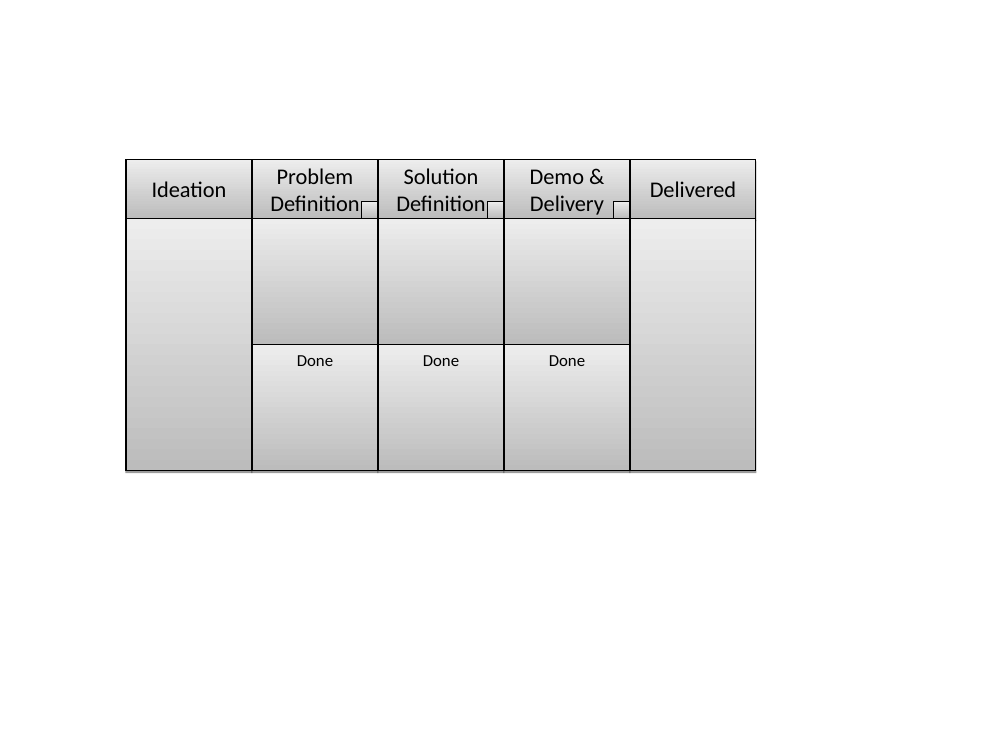
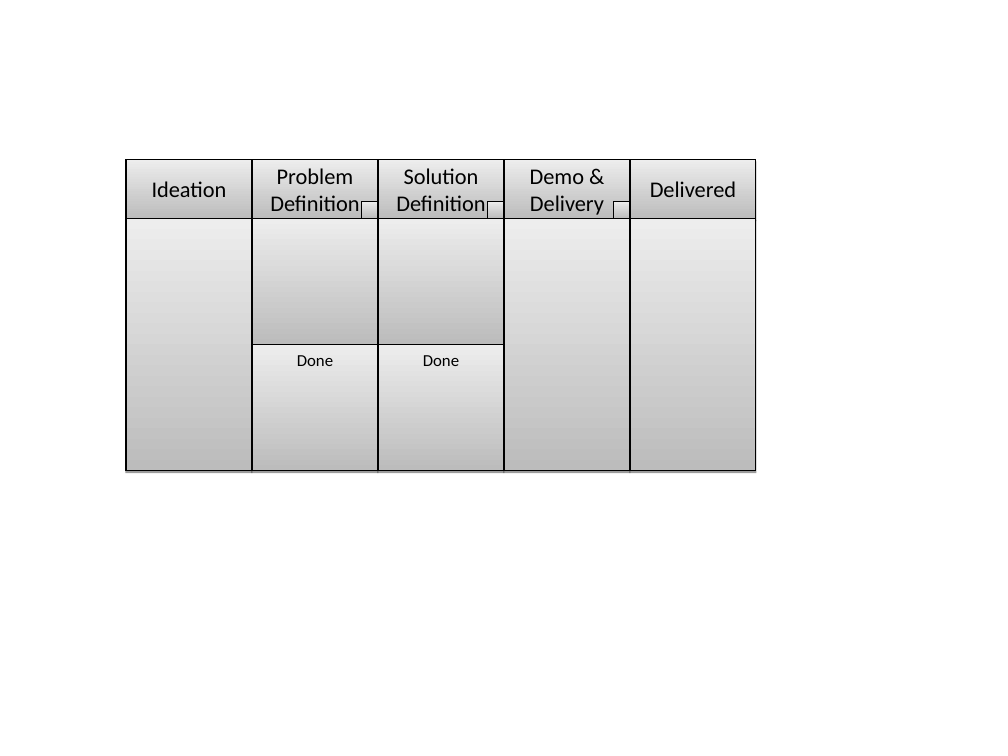
Before and after one commit to mxriverlynn/presentations-and-training, a slide deck: slide 1 of Kanban Simulation Game/Resources/Illustrations.ppt. Drawn at 1008x756 pixels with LibreOffice and Linux fonts; fonts in the diff are those of the drawing. Boxes give left, top, right and bottom in pixels: in the first picture for what was removed or moved away, otherwise in the second. Text is boxed around its words. In the diff, an @@ line names an element or a change of style, - is before the commit and + after.

```diff
--- a/Kanban Simulation Game/Resources/Illustrations.ppt
+++ b/Kanban Simulation Game/Resources/Illustrations.ppt
@@ rectangle: place and size @@
-rectangle at <box>504,219,630,345</box>
+rectangle at <box>504,219,630,471</box>
@@ rectangle removed at <box>504,345,630,471</box> @@
-Done
```
Also in this commit, not shown: 1 other file.
